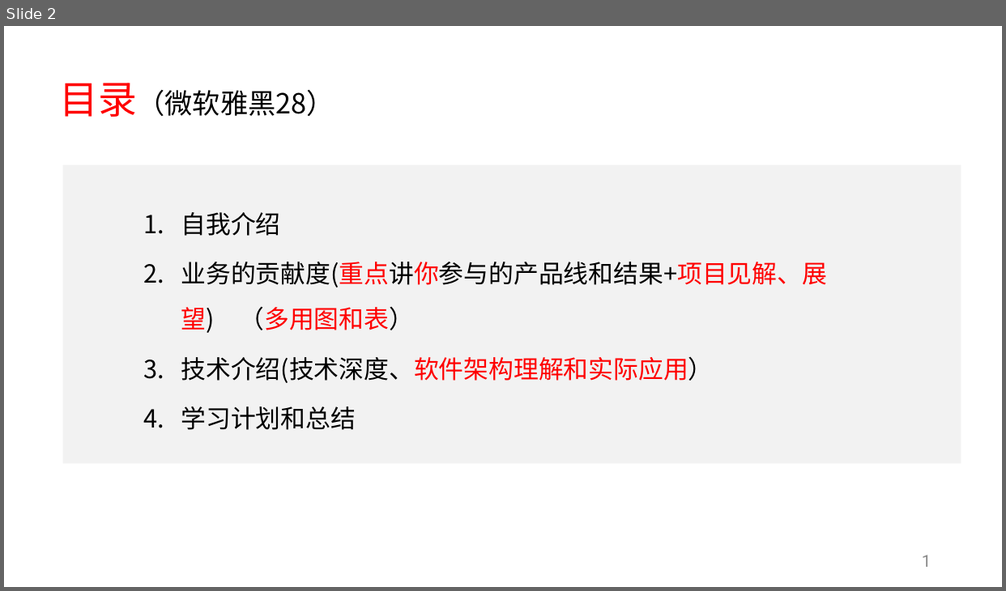
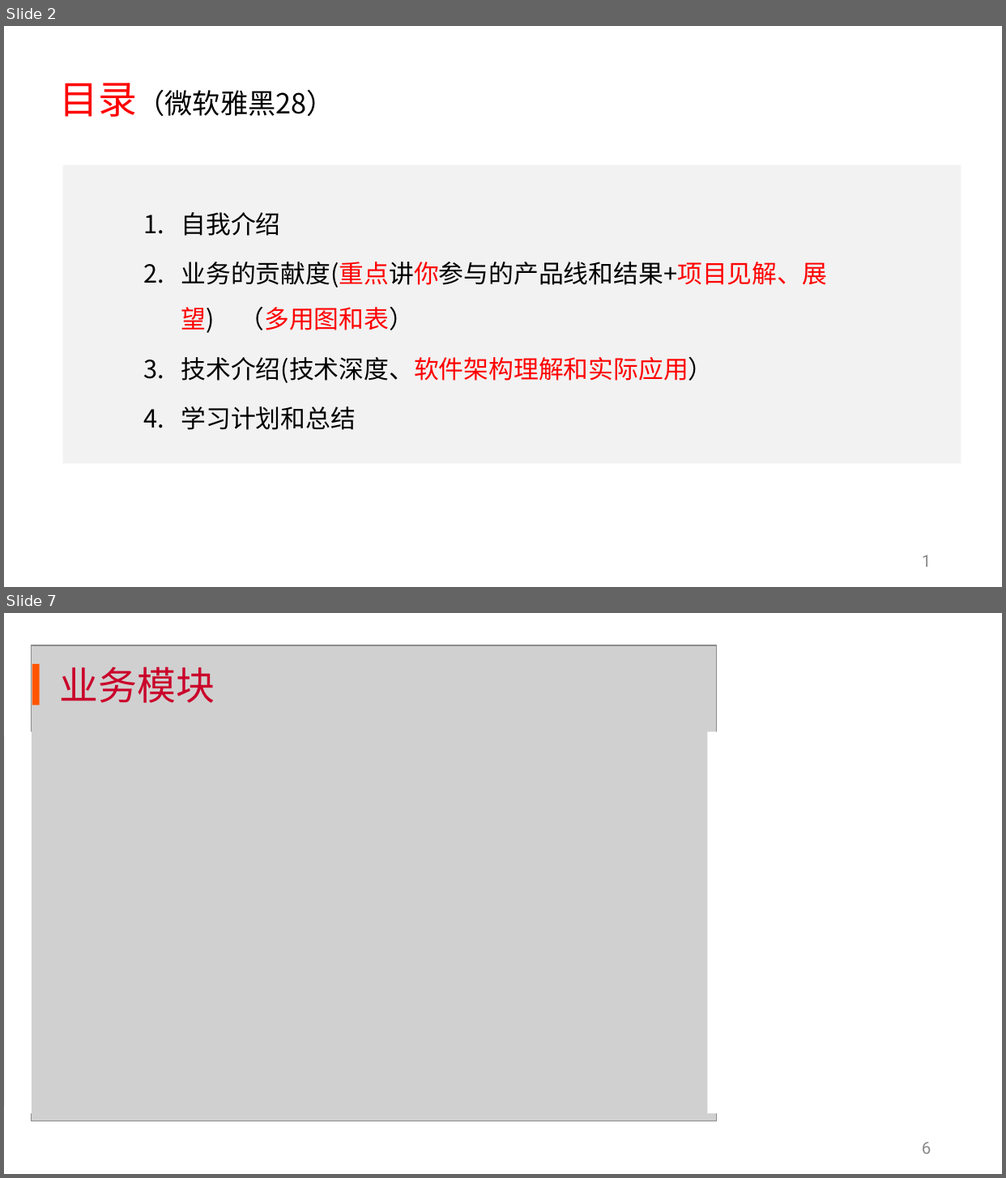
Before and after one commit to KuiShang/skilTree, a slide deck: 国美互联网PPT答辩模版.pptx. Shown one above the other, each under a label of ours: slide 2 before the commit, slides 2 and 7 after it; the slides between them are not shown. The pictures are 1006x591 and 1006x1178 pixels, drawn with LibreOffice and Linux fonts; fonts in the diff are those of the drawing; grey boxes stand for pictures; background and template pictures are left out. Boxes give left, top, right and bottom in pixels: in the first picture for what was removed or moved away, otherwise in the second. Text is boxed around its words. In the diff, an @@ line names an element or a change of style, - is before the commit and + after.

```diff
--- a/国美互联网PPT答辩模版.pptx
+++ b/国美互联网PPT答辩模版.pptx
@@ slide 7 added at (4, 613, 1002, 1174), background #FFFFFF @@
@@ picture added at (32, 646, 717, 1122) @@
@@ rectangle added at (32, 664, 39, 705), fill #FF5400 @@
@@ title added at (60, 666, 215, 703), 28 pt, text #CA022A @@
+业务模块
@@ rectangle added at (5, 732, 32, 1114), fill #FFFFFF @@
@@ rectangle added at (708, 732, 1002, 1114), fill #FFFFFF @@
@@ rectangle added at (4, 737, 1002, 1106), fill #F2F2F2 @@
@@ page number added at (922, 1142, 931, 1154), 12 pt, text #8C8C8C @@
+6
```
Also in this commit, not shown: 8 slides changed, 6 other slides added, 3 slides removed, 23 other files.
